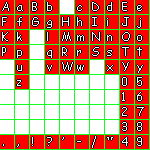
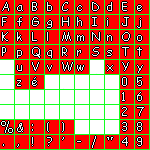
Before/after of a 150px x 150px layered artwork. What changed in the layer stack:
painted on "font" over [0, 0, 74, 134]
